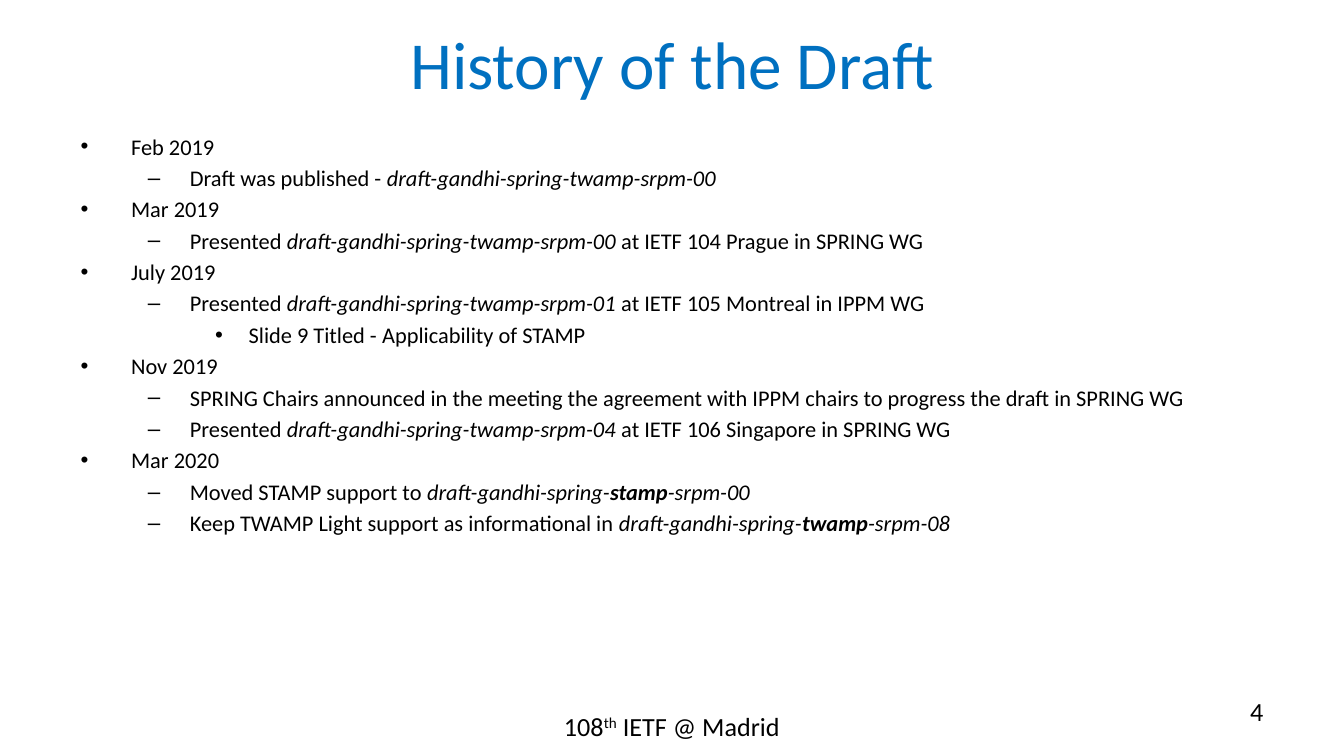
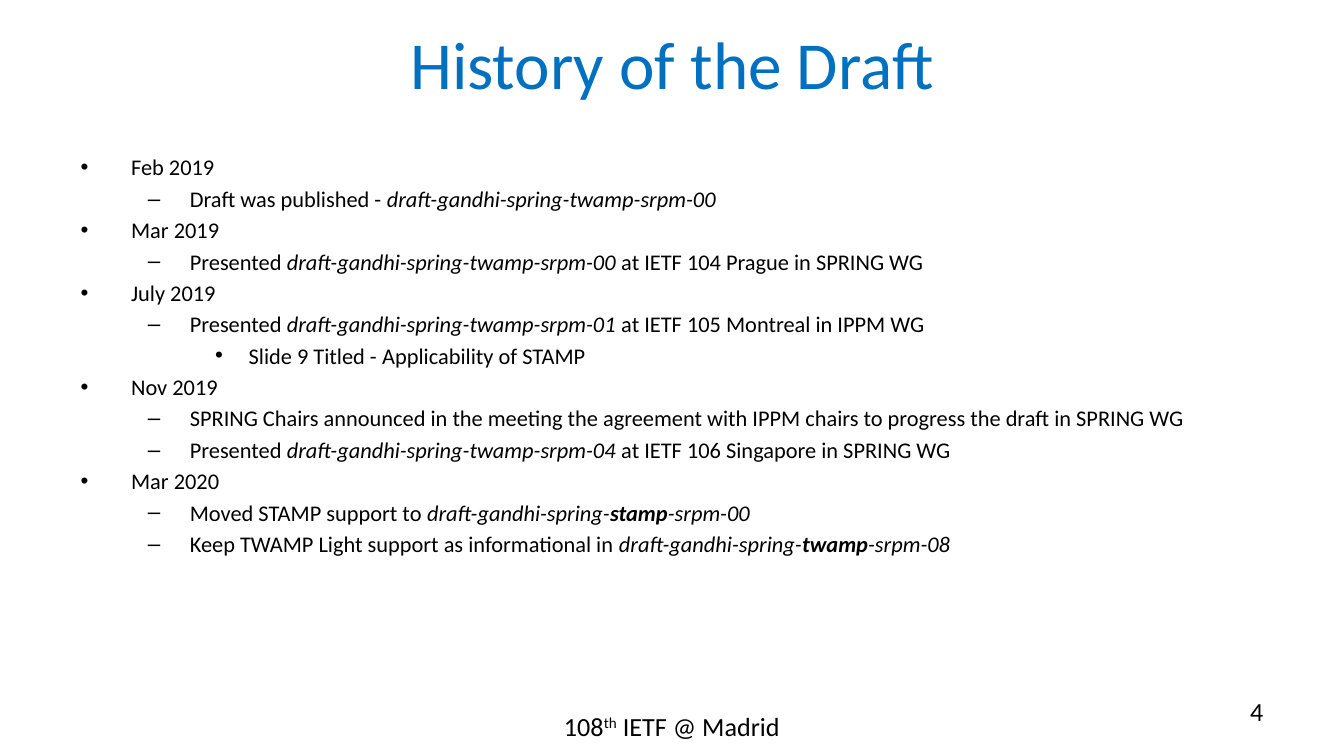
Before and after one commit to rakgandhi/ietf-slides, a slide deck: slide 4 of draft-gandhi-spring-twamp-srpm-09.pptx. Drawn at 1344x756 pixels with LibreOffice and Linux fonts; fonts in the diff are those of the drawing. Boxes give left, top, right and bottom in pixels: in the first picture for what was removed or moved away, otherwise in the second. Text is boxed around its words. In the diff, an @@ line names an element or a change of style, - is before the commit and + after.

```diff
--- a/draft-gandhi-spring-twamp-srpm-09.pptx
+++ b/draft-gandhi-spring-twamp-srpm-09.pptx
@@ text "Feb 2019": place and size @@
-text "Feb 2019" at bbox=[131, 139, 1183, 535]
+text "Feb 2019" at bbox=[131, 159, 1183, 556]
```
Also in this commit, not shown: 4 other slides changed, 3 other files.
